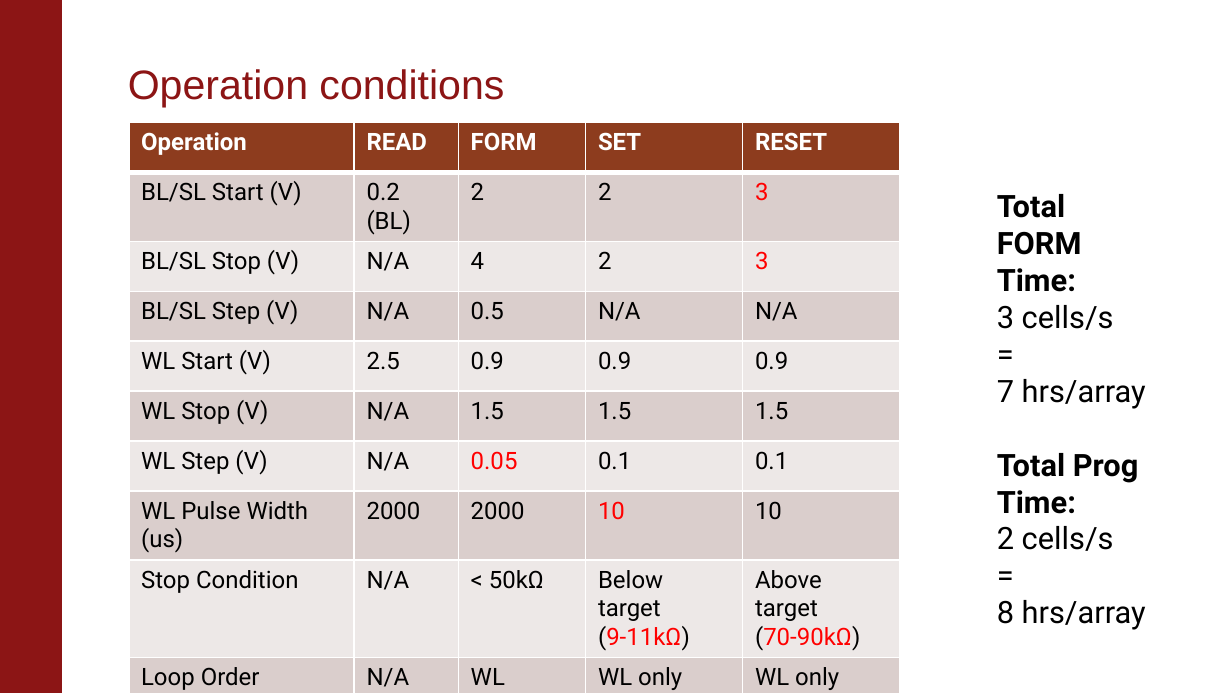
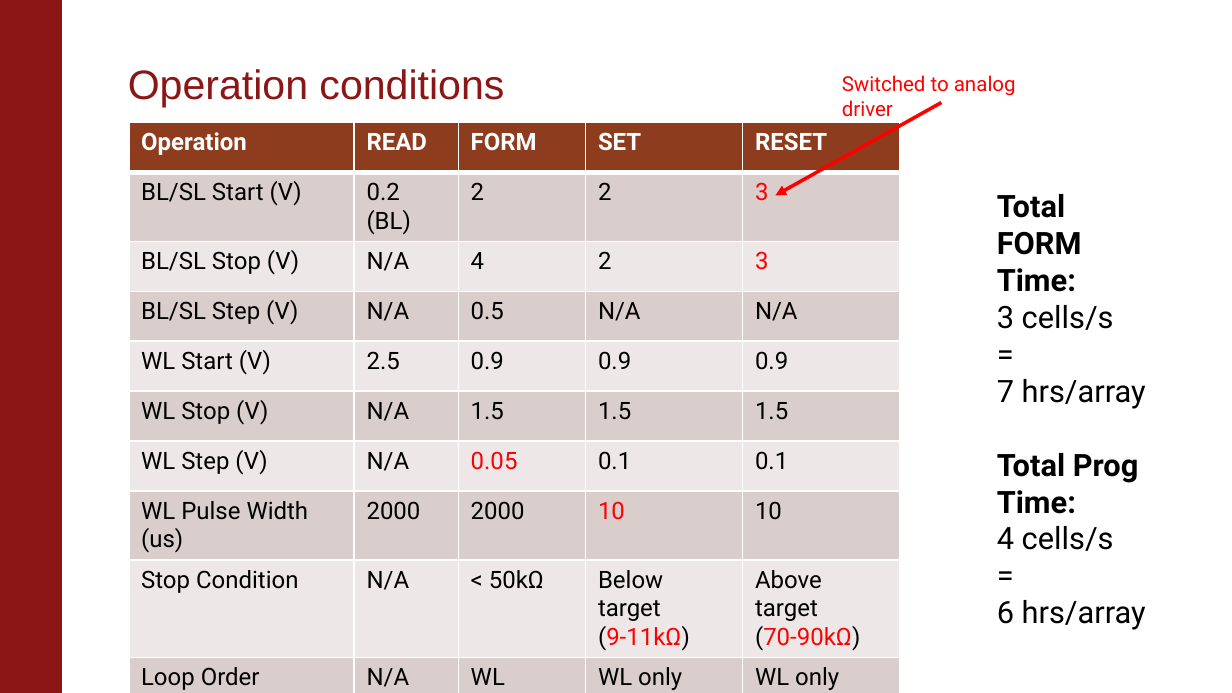
Before and after one commit to akashlevy/NI-RRAM-Test-Setup, a slide deck: slide 3 of presentations/Updates 2-4-21.pptx. Drawn at 1232x693 pixels with LibreOffice and Linux fonts; fonts in the diff are those of the drawing; background and template pictures are left out. Boxes give left, top, right and bottom in pixels: in the first picture for what was removed or moved away, otherwise in the second. Text is boxed around its words. In the diff, an @@ line names an element or a change of style, - is before the commit and + after.

```diff
--- a/presentations/Updates 2-4-21.pptx
+++ b/presentations/Updates 2-4-21.pptx
@@ text added at bbox=[842, 75, 1016, 117], 12 pt, text #FF0000 @@
+Switched to analog driver
@@ arrow added from (941, 102) to (775, 196), #FF0000 2.08 pt @@
@@ text at bbox=[997, 526, 1114, 551]: text changed @@
-2 cells/s
+4 cells/s
@@ text at bbox=[997, 600, 1146, 630]: text changed @@
-8 hrs/array
+6 hrs/array
```
Also in this commit, not shown: 4 other slides changed, 4 slides added, 1 slide removed, 8 other files.
